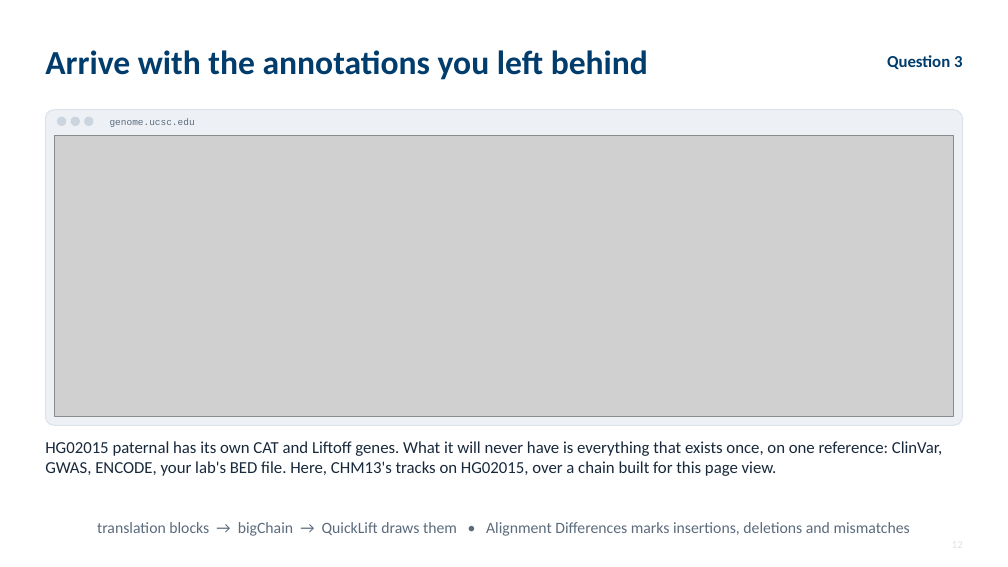
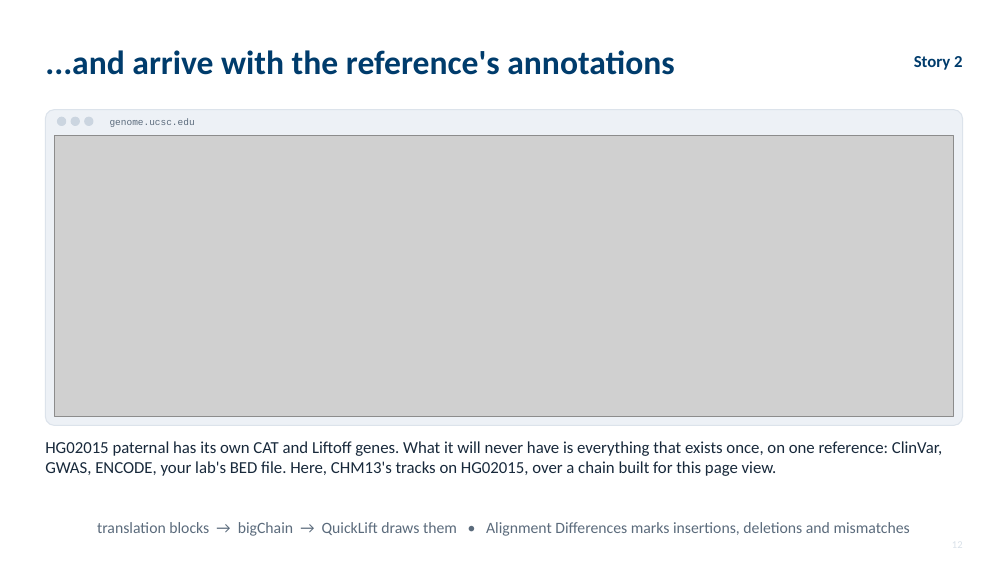
Before and after one commit to parsaeskandar/hprc_2026_poster, a slide deck: slide 12 of talk/HPRC2026_talk.pptx. Drawn at 1008x567 pixels with LibreOffice and Linux fonts; fonts in the diff are those of the drawing; grey boxes stand for pictures. Boxes give left, top, right and bottom in pixels: in the first picture for what was removed or moved away, otherwise in the second. Text is boxed around its words. In the diff, an @@ line names an element or a change of style, - is before the commit and + after.

Commit message:
Talk: frame demos as two user stories (a sequence in hand; a gene on a reference)

```diff
--- a/talk/HPRC2026_talk.pptx
+++ b/talk/HPRC2026_talk.pptx
@@ text at (45, 50, 674, 75): text changed @@
-Arrive with the annotations you left behind
+...and arrive with the reference's annotations
@@ text at (914, 56, 962, 70): text changed @@
-Question 3
+Story 2
```
Also in this commit, not shown: 6 other slides changed, 4 other files.
